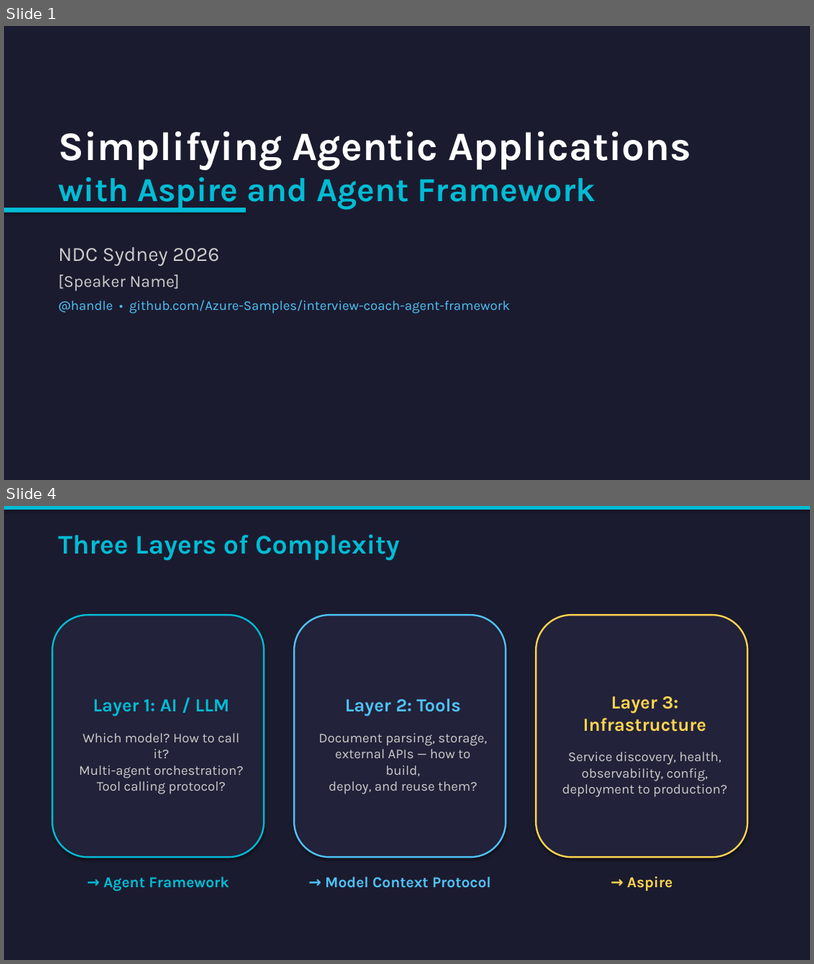
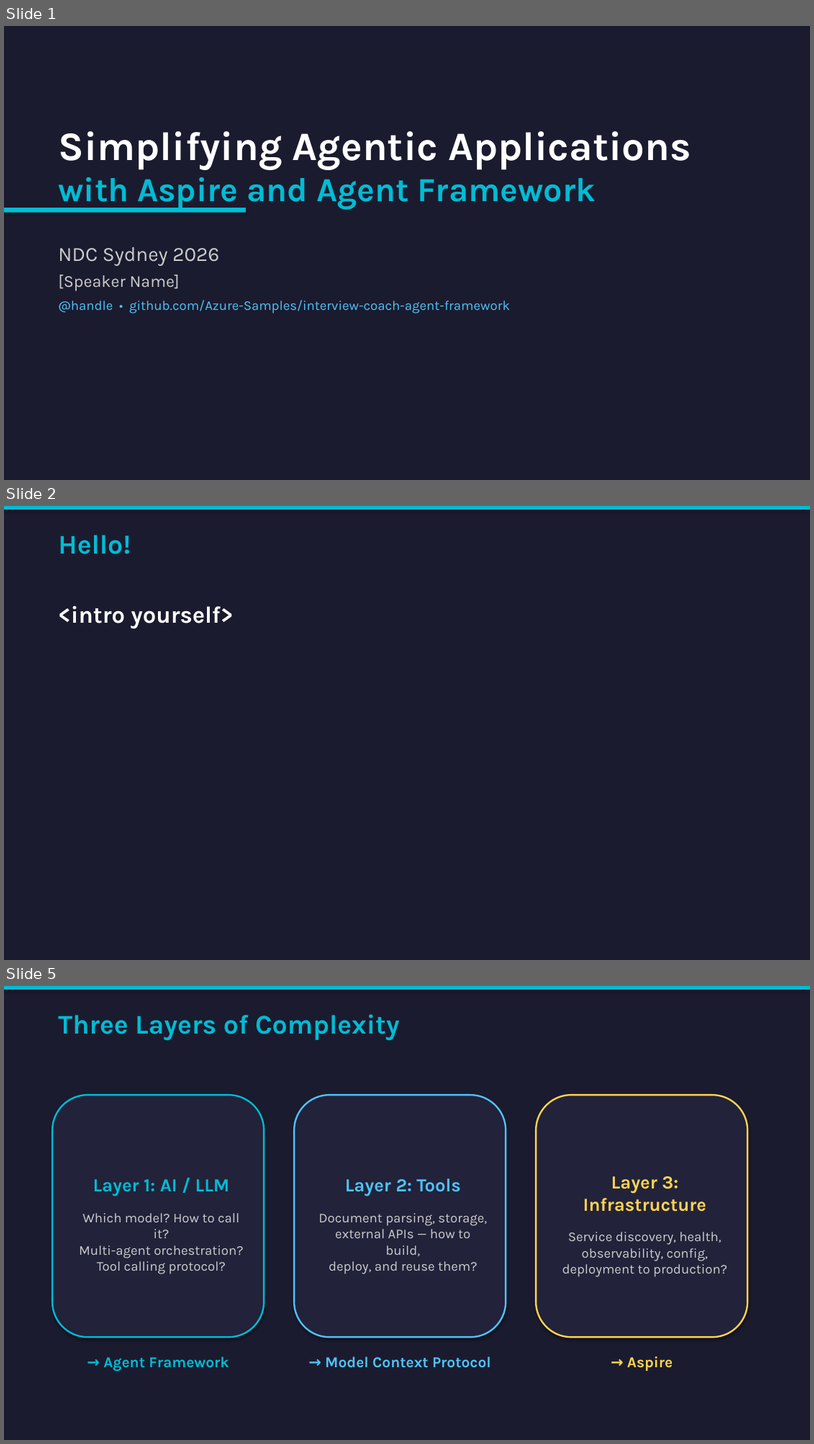
Before and after one commit to Azure-Samples/interview-coach-agent-framework, a slide deck: docs/presentation.pptx. Shown one above the other, each under a label of ours: slides 1 and 4 before the commit, slides 1, 2 and 5 after it; the slides between them are not shown. The pictures are 814x964 and 814x1444 pixels, drawn with LibreOffice and Linux fonts; fonts in the diff are those of the drawing. Boxes give left, top, right and bottom in pixels: in the first picture for what was removed or moved away, otherwise in the second. Text is boxed around its words. In the diff, an @@ line names an element or a change of style, - is before the commit and + after.

```diff
--- a/docs/presentation.pptx
+++ b/docs/presentation.pptx
@@ slide 2 added at (4,506,810,960), background #1B1B2F @@
@@ rectangle added at (4,506,810,510), fill #00BCD4 @@
@@ text added at (58,535,131,554), 32 pt, text #00BCD4, bold @@
+Hello!
@@ text added at (58,605,233,628), 28 pt, text #FFFFFF, bold @@
+<intro yourself>
@@ what was slide 4 is now slide 5 @@
```
Also in this commit, not shown: 9 slides changed.
